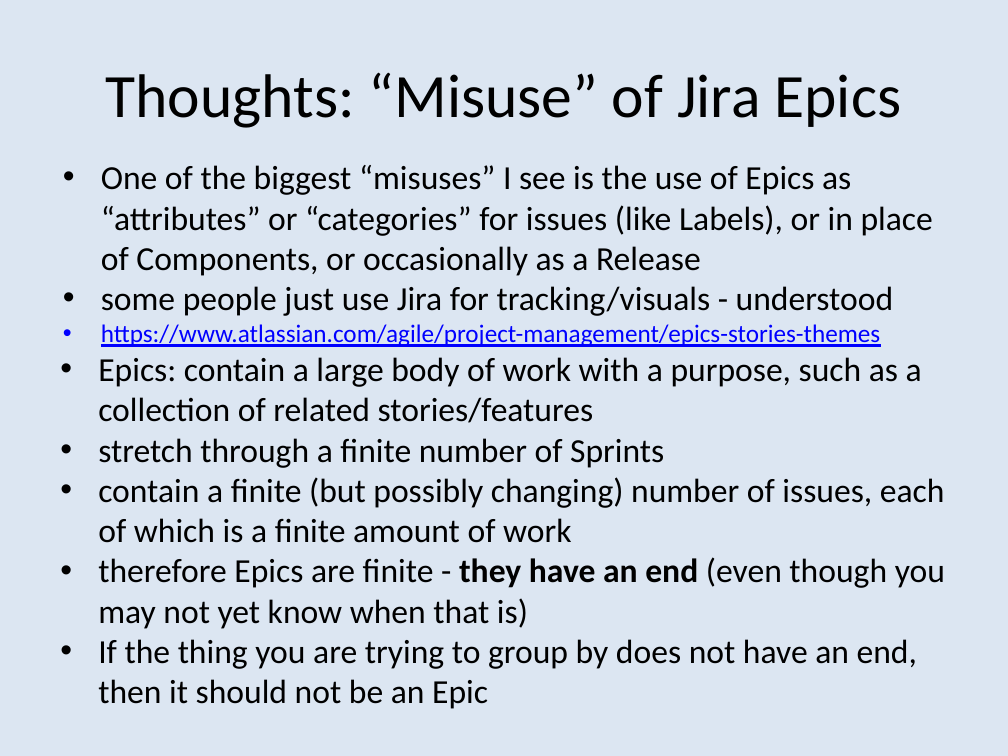
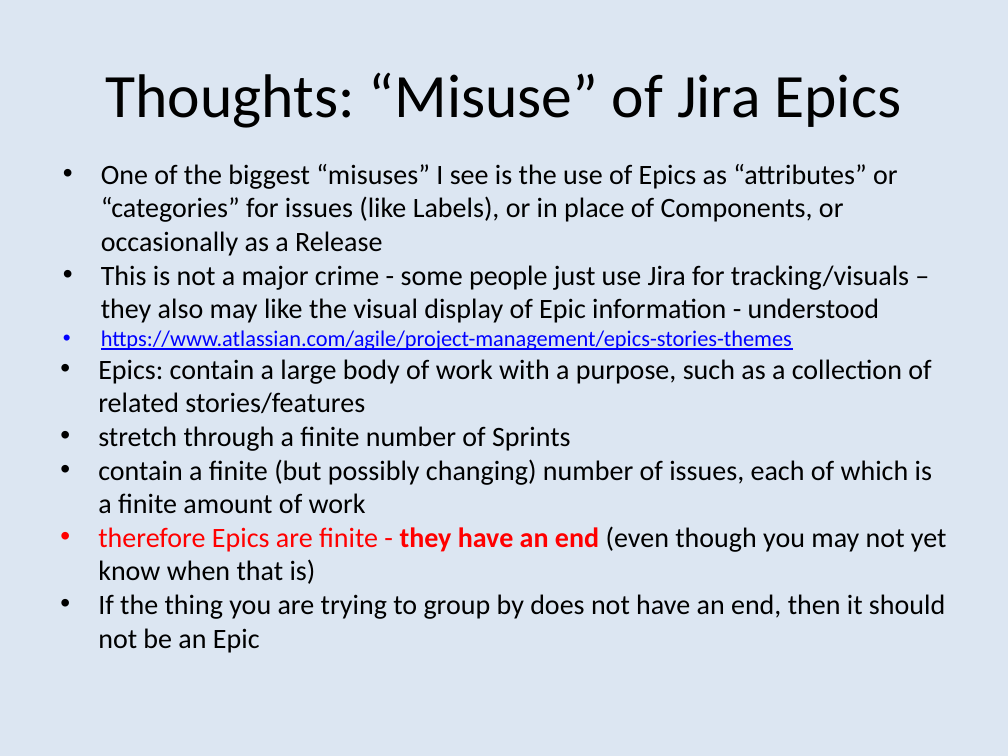
Before and after one commit to bobk/jirapresentations, a slide deck: slide 3 of Jira Epic Thoughts and Jira Agile Tips and Tricks 1.pptx. Drawn at 1008x756 pixels with LibreOffice and Linux fonts; fonts in the diff are those of the drawing. Boxes give left, top, right and bottom in pixels: in the first picture for what was removed or moved away, otherwise in the second. Text is boxed around its words. In the diff, an @@ line names an element or a change of style, - is before the commit and + after.

```diff
--- a/Jira Epic Thoughts and Jira Agile Tips and Tricks 1.pptx
+++ b/Jira Epic Thoughts and Jira Agile Tips and Tricks 1.pptx
@@ text at [98, 164, 947, 653]: size 24 to 20 pt in "One of the biggest “misuses” I see ...", "Epics: contain a large body of work ...", "stretch through a finite number of Sprints", "contain a finite (but possibly changing) number ..." and 2 more places; size 18 to 16 pt in "https://www.atlassian.com/agile/project-management/epics-sto ..."; text colour #000000 to #FF0000 in "therefore Epics are finite - they have ..." @@
@@ text at [101, 265, 909, 323]: text changed; size 24 to 20 pt @@
-• some people just use Jira for tracking/visuals - understood
+• This is not a major crime - some people just use Jira for tracking/visuals – they also may like the visual display of Epic information - understood
```
Also in this commit, not shown: 7 other slides changed.
